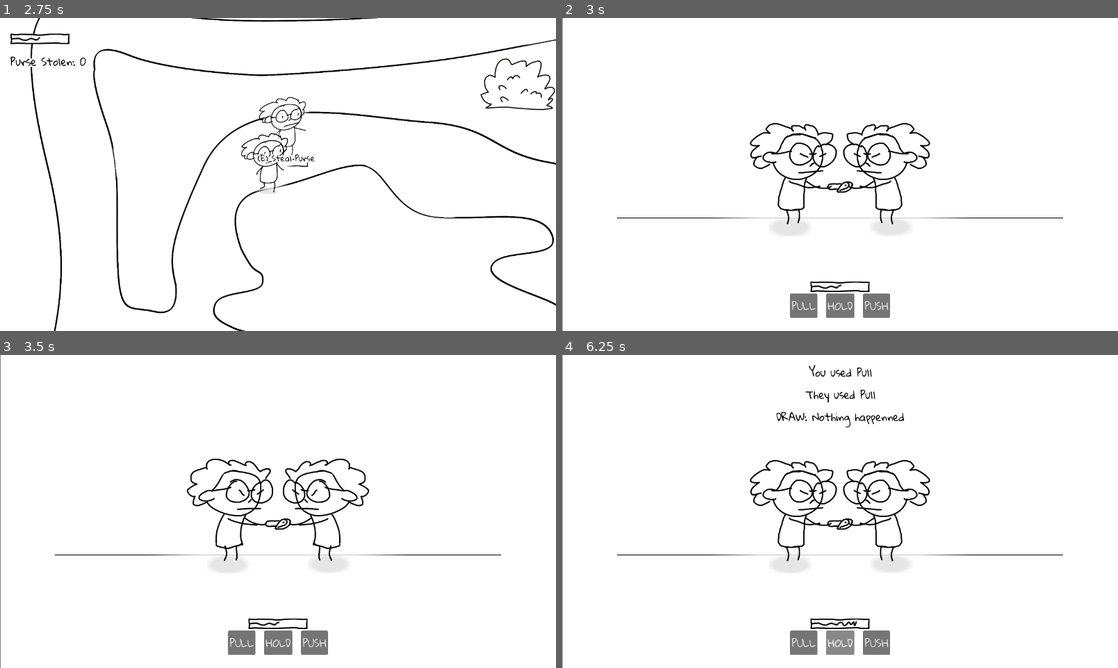
Above: before the commit, frames 1-4 (two rows, left to right).
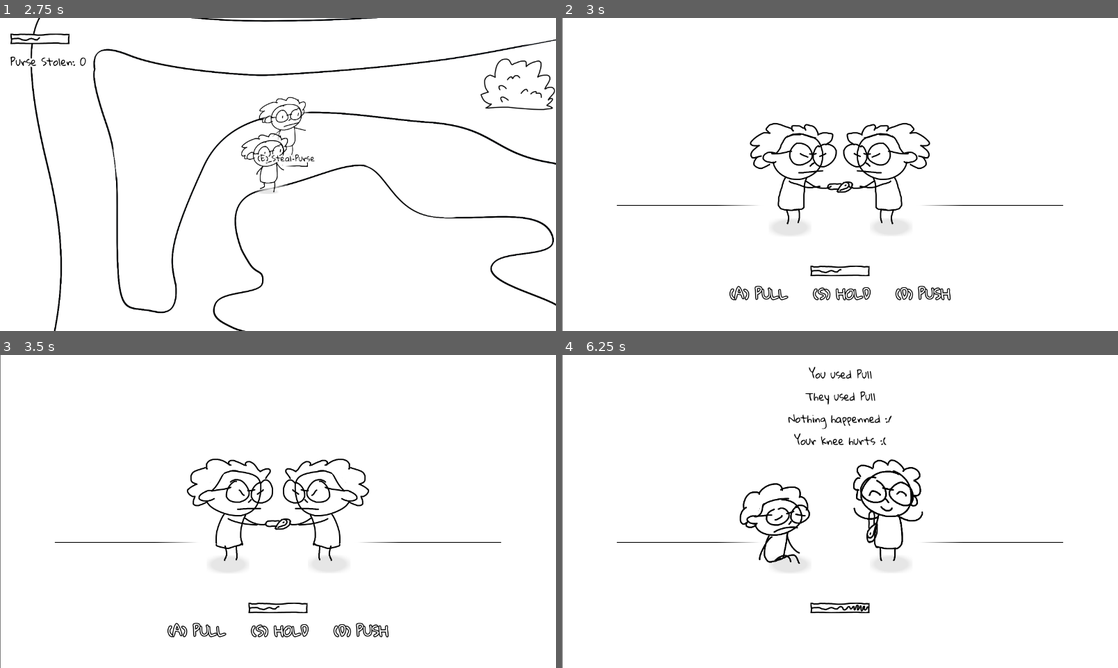
Above: after the commit, the same moments.

Repository: johnreybacal/gran-theft-aubrey
Game: Godot game, scene res://scenes/game_explore.tscn
The game is run twice, just before and just after one commit, with the same random seed, the same clock (stepped at 60 frames per second) and the same inputs.
Inputs (mouse positions are in pixels of both pictures, inside the frame that each line leads up to):
- Up to frame 1 (2.75 s): hold D (move_right) 0.53-1.28 s; hold E (interact) 0.53-1.28 s; hold S (move_down) 1.28-2.03 s; tap E (interact) at 1.35 s; hold D (move_right) from 2.03 s (still down); hold E (interact) from 2.03 s (still down)
- Up to frame 2 (3 s): release D (move_right) at 2.78 s; release E (interact) at 2.78 s; hold W (move_up) from 2.78 s (still down); tap E (interact) at 2.85 s
- Up to frame 3 (3.5 s): keep holding W (move_up)
- Up to frame 4 (6.25 s): release W (move_up) at 3.5 s; click "PULL" (after the commit: "(A) PULL") at 3.5 s; click (840, 642) at 4.25 s, where only the run before the commit has a clickable "HOLD"; hold E (interact) 5.03-5.78 s; hold A (move_left) from 5.03 s (still down); tap E (interact) at 5.85 s

Frame 1 is identical in both runs. In frame 2, 2.4% of the frame differs, in the area x 9-91%, y 59-96%; in frame 3, 2.4%; in frame 4, 5.7%, in the area x 9-91%, y 3-96%.

Commit message:
improve fight look and feel

Diff:
--- a/scenes/game_fight.tscn
+++ b/scenes/game_fight.tscn
@@ -70,7 +70,6 @@
 sprite_frames = ExtResource("2_ysmxf")
 animation = &"hold"
 autoplay = "hold"
-frame_progress = 0.03810904
 
 [node name="Shadow" type="Sprite2D" parent="Player" unique_id=1790879024]
 modulate = Color(1, 1, 1, 0.1)
@@ -101,14 +100,14 @@
 texture = SubResource("GradientTexture2D_pewl6")
 
 [node name="Backdrop" type="Sprite2D" parent="." unique_id=651798517]
-modulate = Color(1, 1, 1, 0.78700006)
-position = Vector2(2.3841858e-07, 49)
-scale = Vector2(10, 5)
+position = Vector2(0, 67)
+scale = Vector2(9.03, 1)
 texture = SubResource("GradientTexture2D_hpqlm")
 
 [node name="CanvasLayer" type="CanvasLayer" parent="." unique_id=1293225925]
 
 [node name="HudFight" parent="CanvasLayer" unique_id=2113273688 instance=ExtResource("2_fxrkh")]
+metadata/_edit_use_anchors_ = true
 
 [node name="Camera2D" type="Camera2D" parent="." unique_id=1781743093]
 position_smoothing_enabled = true
@@ -121,7 +120,7 @@
 
 [node name="Line" type="Sprite2D" parent="." unique_id=915769826]
 z_index = -1
-position = Vector2(0, 100)
+position = Vector2(0, 71)
 scale = Vector2(1, 2)
 texture = SubResource("GradientTexture1D_hpqlm")
 
--- a/scenes/hud_fight.tscn
+++ b/scenes/hud_fight.tscn
@@ -4,6 +4,30 @@
 [ext_resource type="Theme" uid="uid://bscmmh7v8lsyd" path="res://resources/theme.tres" id="1_nhtbo"]
 [ext_resource type="Texture2D" uid="uid://c2gjm1dkavytm" path="res://assets/sprites/bar_bg.png" id="2_jnmyy"]
 [ext_resource type="Texture2D" uid="uid://dbatgdvst2olj" path="res://assets/sprites/bar_value.png" id="3_nhtbo"]
+
+[sub_resource type="InputEventKey" id="InputEventKey_nhtbo"]
+device = -1
+keycode = 65
+unicode = 97
+
+[sub_resource type="Shortcut" id="Shortcut_duogb"]
+events = [SubResource("InputEventKey_nhtbo")]
+
+[sub_resource type="InputEventKey" id="InputEventKey_0t4dj"]
+device = -1
+keycode = 83
+unicode = 115
+
+[sub_resource type="Shortcut" id="Shortcut_c7sqe"]
+events = [SubResource("InputEventKey_0t4dj")]
+
+[sub_resource type="InputEventKey" id="InputEventKey_it3d1"]
+device = -1
+keycode = 68
+unicode = 100
+
+[sub_resource type="Shortcut" id="Shortcut_lpg1v"]
+events = [SubResource("InputEventKey_it3d1")]
 
 [node name="HudFight" type="Control" unique_id=1448898153]
 layout_mode = 3
@@ -21,25 +45,25 @@
 anchor_left = 0.5
 anchor_right = 0.5
 offset_left = -0.5
-offset_top = 16.0
+offset_top = 20.0
 offset_right = 0.5
-offset_bottom = 64.0
+offset_bottom = 68.0
 grow_horizontal = 2
 theme_override_colors/font_color = Color(0, 0, 0, 1)
 theme_override_font_sizes/font_size = 24
 horizontal_alignment = 1
 
 [node name="VBoxContainer" type="VBoxContainer" parent="." unique_id=1337138003]
+custom_minimum_size = Vector2(0, 150)
 layout_mode = 1
 anchors_preset = 7
 anchor_left = 0.5
 anchor_top = 1.0
 anchor_right = 0.5
 anchor_bottom = 1.0
-offset_left = -84.0
-offset_top = -81.0
-offset_right = 84.0
-offset_bottom = -30.0
+offset_left = -175.0
+offset_top = -150.0
+offset_right = 175.0
 grow_horizontal = 2
 grow_vertical = 0
 
@@ -54,23 +78,50 @@
 layout_mode = 2
 size_flags_horizontal = 4
 size_flags_vertical = 4
-theme_override_constants/separation = 20
+theme_override_constants/separation = 52
 
 [node name="PullButton" type="Button" parent="VBoxContainer/HBoxContainer" unique_id=1417905398]
 layout_mode = 2
-theme_override_font_sizes/font_size = 24
-text = "PULL"
+theme_override_colors/font_color = Color(1, 1, 1, 1)
+theme_override_colors/font_focus_color = Color(0.19215687, 0.19215687, 0.19215687, 1)
+theme_override_colors/font_pressed_color = Color(0, 0, 0, 1)
+theme_override_colors/font_hover_color = Color(0.19215687, 0.19215687, 0.19215687, 1)
+theme_override_colors/font_hover_pressed_color = Color(0, 0, 0, 1)
+theme_override_colors/font_outline_color = Color(0, 0, 0, 1)
+theme_override_constants/outline_size = 8
+theme_override_font_sizes/font_size = 32
+shortcut = SubResource("Shortcut_duogb")
+text = "(A) PULL"
+flat = true
 
 [node name="HoldButton" type="Button" parent="VBoxContainer/HBoxContainer" unique_id=1777213736]
 layout_mode = 2
-theme_override_font_sizes/font_size = 24
-text = "HOLD"
+theme_override_colors/font_color = Color(1, 1, 1, 1)
+theme_override_colors/font_focus_color = Color(0.19215687, 0.19215687, 0.19215687, 1)
+theme_override_colors/font_pressed_color = Color(0, 0, 0, 1)
+theme_override_colors/font_hover_color = Color(0.19215687, 0.19215687, 0.19215687, 1)
+theme_override_colors/font_hover_pressed_color = Color(0, 0, 0, 1)
+theme_override_colors/font_outline_color = Color(0, 0, 0, 1)
+theme_override_constants/outline_size = 8
+theme_override_font_sizes/font_size = 32
+shortcut = SubResource("Shortcut_c7sqe")
+text = "(S) HOLD"
+flat = true
 
 [node name="PushButton" type="Button" parent="VBoxContainer/HBoxContainer" unique_id=1320320182]
 layout_mode = 2
-theme_override_font_sizes/font_size = 24
-text = "PUSH
+theme_override_colors/font_color = Color(1, 1, 1, 1)
+theme_override_colors/font_focus_color = Color(0.19215687, 0.19215687, 0.19215687, 1)
+theme_override_colors/font_pressed_color = Color(0, 0, 0, 1)
+theme_override_colors/font_hover_color = Color(0.19215687, 0.19215687, 0.19215687, 1)
+theme_override_colors/font_hover_pressed_color = Color(0, 0, 0, 1)
+theme_override_colors/font_outline_color = Color(0, 0, 0, 1)
+theme_override_constants/outline_size = 8
+theme_override_font_sizes/font_size = 32
+shortcut = SubResource("Shortcut_lpg1v")
+text = "(D) PUSH
 "
+flat = true
 
 [connection signal="pressed" from="VBoxContainer/HBoxContainer/PullButton" to="." method="_on_pull_button_pressed"]
 [connection signal="pressed" from="VBoxContainer/HBoxContainer/HoldButton" to="." method="_on_hold_button_pressed"]
--- a/scripts/game_fight.gd
+++ b/scripts/game_fight.gd
@@ -24,6 +24,7 @@
     $CanvasLayer.visible = visible
 
 func _on_encounter_start():
+    hud.enable_buttons()
     move_timer.wait_time = 1
     is_encounter_over = false
     is_winner = false
@@ -51,6 +52,7 @@
 func _on_move(move: Meta.Moves):
     if move_timer.time_left > 0:
         return
+    hud.disable_buttons()
     var is_draw = false
     var enemy_move: Meta.Moves = Meta.Moves.values().pick_random()
     _play_animation(player, move)
@@ -70,38 +72,38 @@
 
     if move == enemy_move:
         is_draw = true
-        hud.append_log("DRAW: Nothing happenned")
+        hud.append_log("Nothing happenned :/")
     elif move == Meta.Moves.Pull:
         if enemy_move == Meta.Moves.Hold:
             is_winner = true
-            hud.append_log("WIN: You yanked the purse")
+            hud.append_log("You yanked the purse >:)")
         elif enemy_move == Meta.Moves.Push:
-            hud.append_log("LOST: You fell down and lost the purse")
+            hud.append_log("You fell down and lost the purse :(")
     elif move == Meta.Moves.Hold:
         if enemy_move == Meta.Moves.Push:
             is_winner = true
-            hud.append_log("WIN: They slipped and lost the purse")
+            hud.append_log("They slipped and lost the purse >:)")
         elif enemy_move == Meta.Moves.Pull:
-            hud.append_log("LOST: They yanked the purse")
+            hud.append_log("They yanked the purse :(")
     elif move == Meta.Moves.Push:
         if enemy_move == Meta.Moves.Pull:
             is_winner = true
-            hud.append_log("WIN: They fell down and lost the purse")
+            hud.append_log("They fell down and lost the purse >:)")
         elif enemy_move == Meta.Moves.Hold:
-            hud.append_log("LOST: You slipped and lost the purse")
+            hud.append_log("You slipped and lost the purse :(")
 
     if is_draw:
         StateManager.player.increase_arthritis(1)
         hud.update_arthritis(StateManager.player.arthritis)
         if not StateManager.player.can_move():
             is_encounter_over = true
-            move_timer.wait_time = 3
-            hud.append_log("LOST: Your knee hurts")
+            move_timer.wait_time = 4
+            hud.append_log("Your knee hurts :(")
             _play_animation(player, move, true)
             _play_win_animation.call_deferred(enemy)
     else:
         is_encounter_over = true
-        move_timer.wait_time = 3
+        move_timer.wait_time = 4
         if is_winner:
             _play_animation(enemy, enemy_move, true)
             _play_win_animation.call_deferred(player)
@@ -146,6 +148,7 @@
         _play_animation(enemy, Meta.Moves.Hold)
         purse.scale.x = 1
         purse.position.x = 0
+        hud.enable_buttons()
 
 func _on_player_animation_finished():
     if not player.animation.ends_with("_end") and not is_winner:
--- a/scripts/hud_fight.gd
+++ b/scripts/hud_fight.gd
@@ -27,3 +27,19 @@
 
 func _on_pull_button_pressed() -> void:
     move_selected.emit(Meta.Moves.Pull)
+
+func disable_buttons():
+    $VBoxContainer/HBoxContainer/PullButton.disabled = true
+    $VBoxContainer/HBoxContainer/HoldButton.disabled = true
+    $VBoxContainer/HBoxContainer/PushButton.disabled = true
+    $VBoxContainer/HBoxContainer/PullButton.visible = false
+    $VBoxContainer/HBoxContainer/HoldButton.visible = false
+    $VBoxContainer/HBoxContainer/PushButton.visible = false
+
+func enable_buttons():
+    $VBoxContainer/HBoxContainer/PullButton.disabled = false
+    $VBoxContainer/HBoxContainer/HoldButton.disabled = false
+    $VBoxContainer/HBoxContainer/PushButton.disabled = false
+    $VBoxContainer/HBoxContainer/PullButton.visible = true
+    $VBoxContainer/HBoxContainer/HoldButton.visible = true
+    $VBoxContainer/HBoxContainer/PushButton.visible = true
Not shown: 1 places in scenes/game_fight.tscn that only renumber resources
